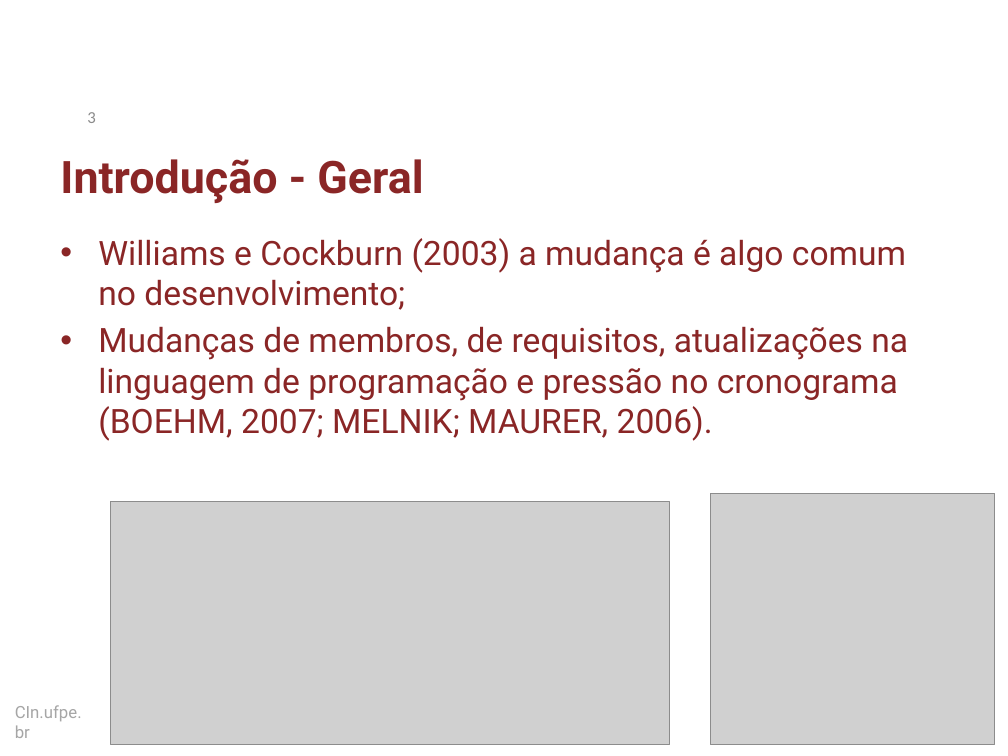
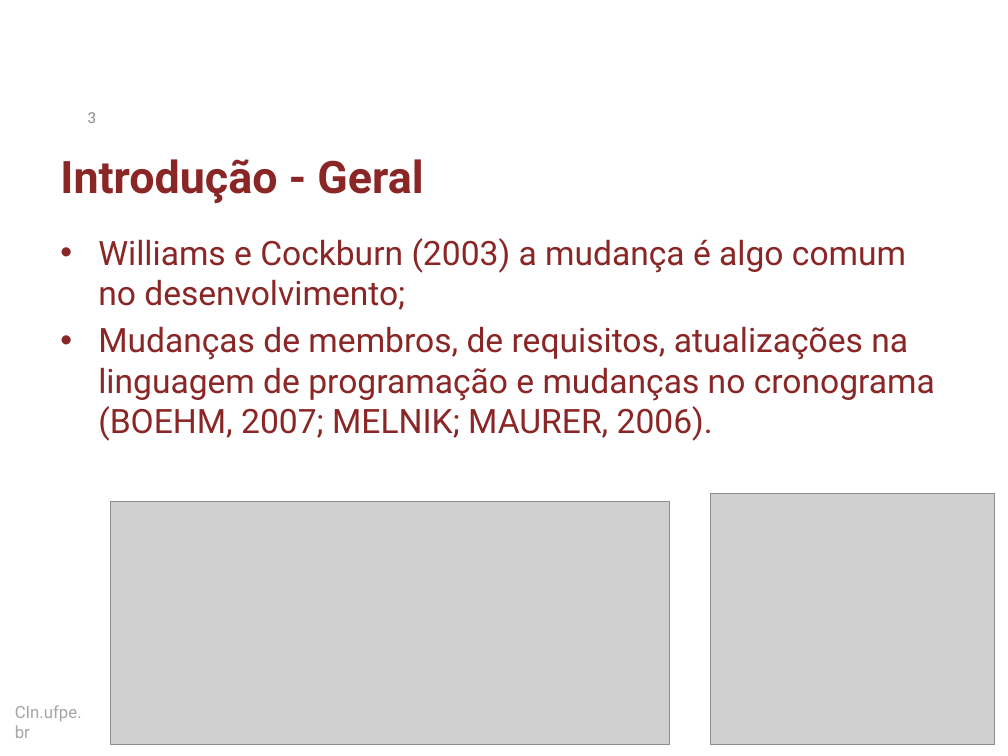
Before and after one commit to dan1lo/doutoradoR, a slide deck: slide 3 of apresentacao doutorado simplificado.pptx. Drawn at 1008x756 pixels with LibreOffice and Linux fonts; fonts in the diff are those of the drawing; grey boxes stand for pictures; background and template pictures are left out. Boxes give left, top, right and bottom in pixels: in the first picture for what was removed or moved away, otherwise in the second. Text is boxed around its words. In the diff, an @@ line names an element or a change of style, - is before the commit and + after.

```diff
--- a/apresentacao doutorado simplificado.pptx
+++ b/apresentacao doutorado simplificado.pptx
@@ text at <box>98,326,935,441</box>: text changed @@
-• Mudanças de membros, de requisitos, atualizações na linguagem de programação e pressão no cronograma (BOEHM, 2007; MELNIK; MAURER, 2006).
+• Mudanças de membros, de requisitos, atualizações na linguagem de programação e mudanças no cronograma (BOEHM, 2007; MELNIK; MAURER, 2006).
```
Also in this commit, not shown: 8 other slides changed.
